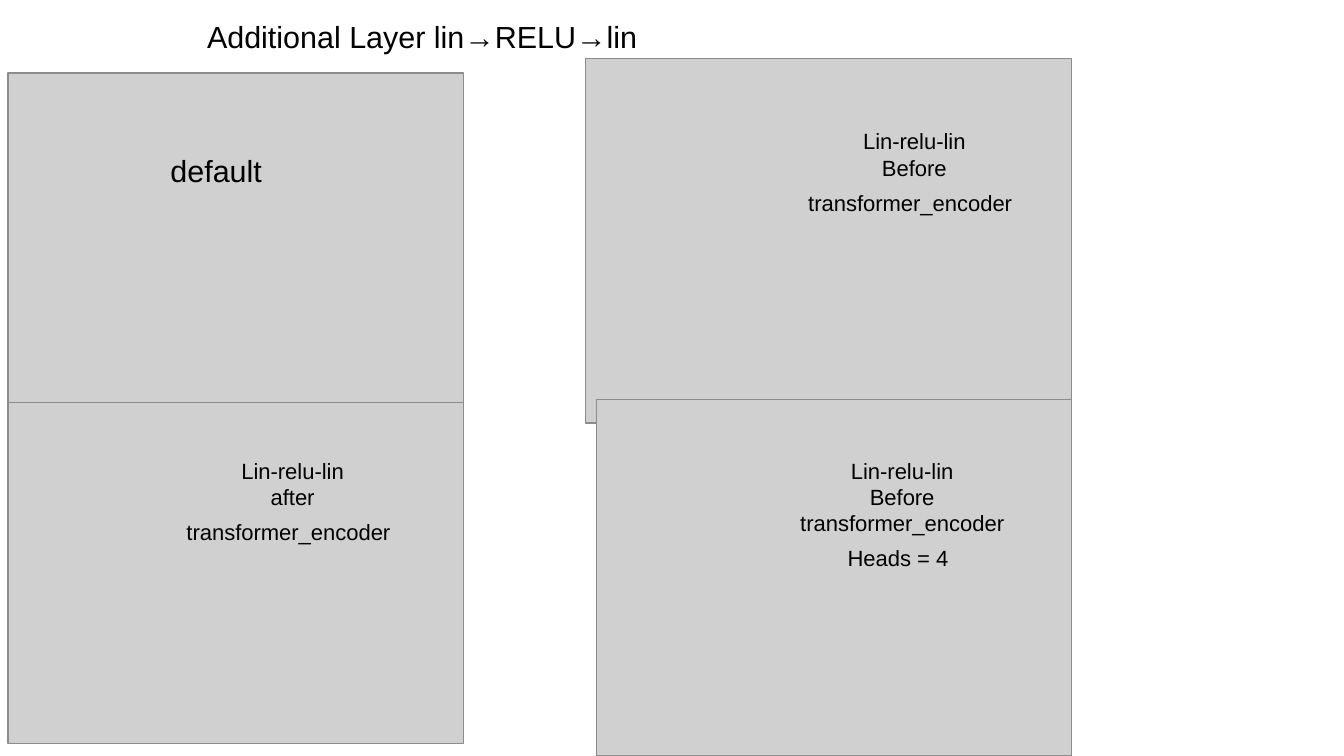
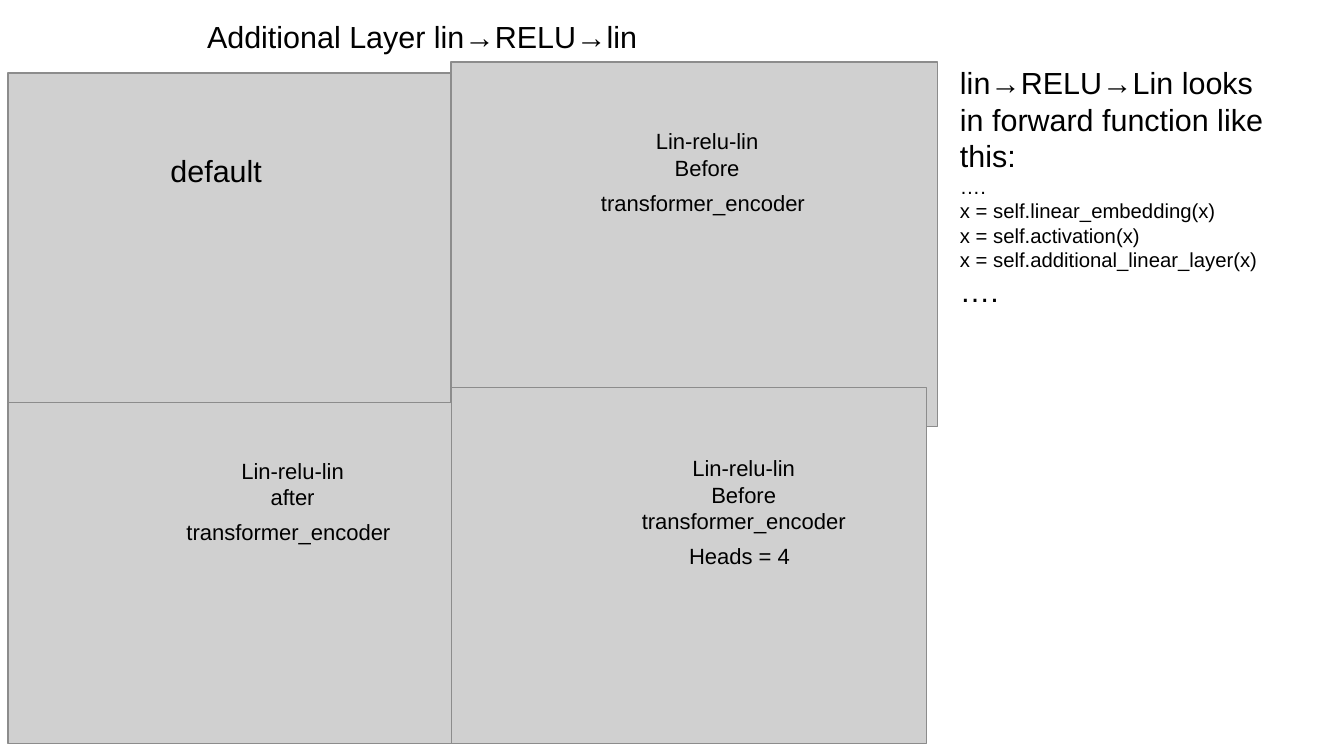
Before and after one commit to jenegger/transformer_model, a slide deck: slide 5 of writeup_transformer_model_performance.odp. Drawn at 1344x756 pixels with LibreOffice and Linux fonts; fonts in the diff are those of the drawing; grey boxes stand for pictures. Boxes give left, top, right and bottom in pixels: in the first picture for what was removed or moved away, otherwise in the second. Text is boxed around its words. In the diff, an @@ line names an element or a change of style, - is before the commit and + after.

Commit message:
added some explanation lin-relu-lin in writeup

```diff
--- a/writeup_transformer_model_performance.odp
+++ b/writeup_transformer_model_performance.odp
@@ picture: place and size @@
-picture at bbox=[585, 59, 1072, 423]
+picture at bbox=[451, 62, 938, 427]
@@ text added at bbox=[960, 72, 1263, 272], 12 pt, text #000000 @@
+lin→RELU→Lin looks in forward function like this:
+….
+x = self.linear_embedding(x)
+x = self.activation(x)
+x = self.additional_linear_layer(x)
+….
@@ text "Lin-relu-lin": place and size @@
-text "Lin-relu-lin" at bbox=[808, 133, 1012, 216]
+text "Lin-relu-lin" at bbox=[601, 133, 805, 216]
@@ picture: place and size @@
-picture at bbox=[596, 400, 1071, 756]
+picture at bbox=[452, 388, 927, 744]
@@ text "Lin-relu-lin": place and size @@
-text "Lin-relu-lin" at bbox=[800, 463, 1004, 567]
+text "Lin-relu-lin" at bbox=[642, 460, 846, 565]
```
Also in this commit, not shown: 1 other file.
